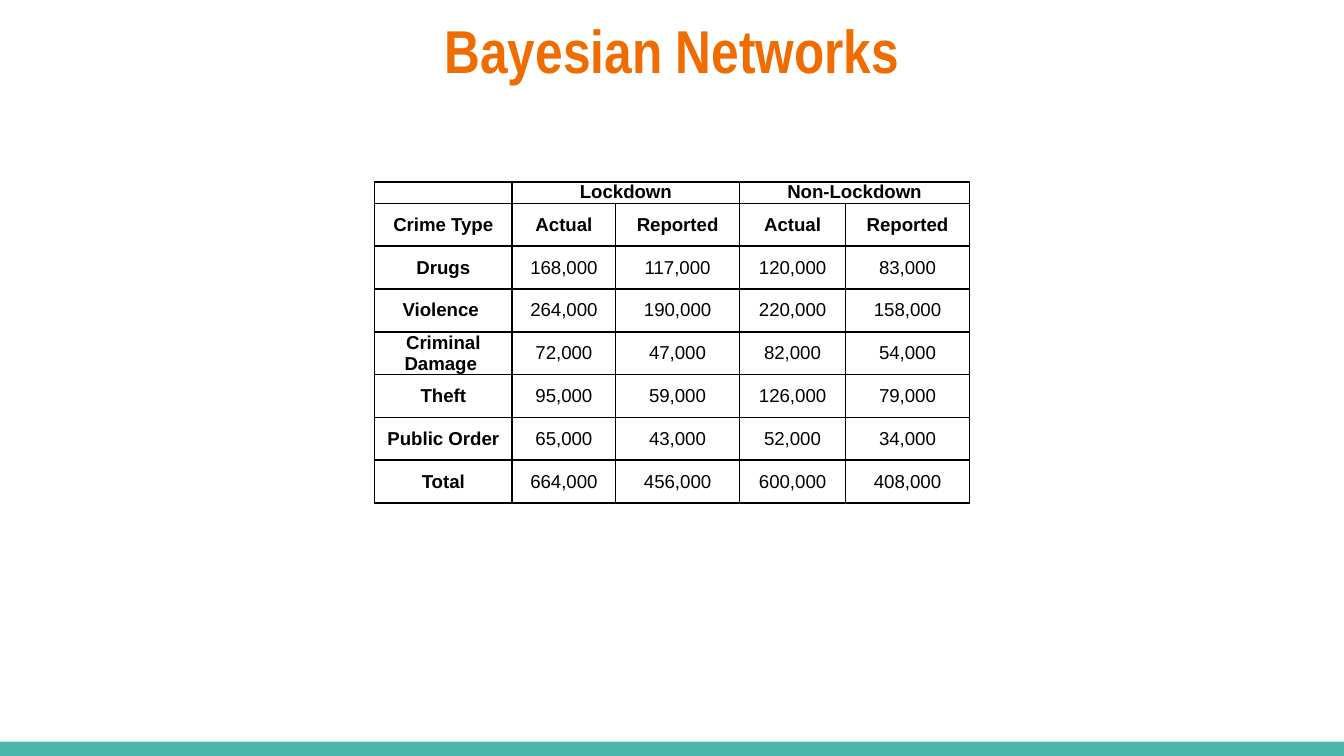
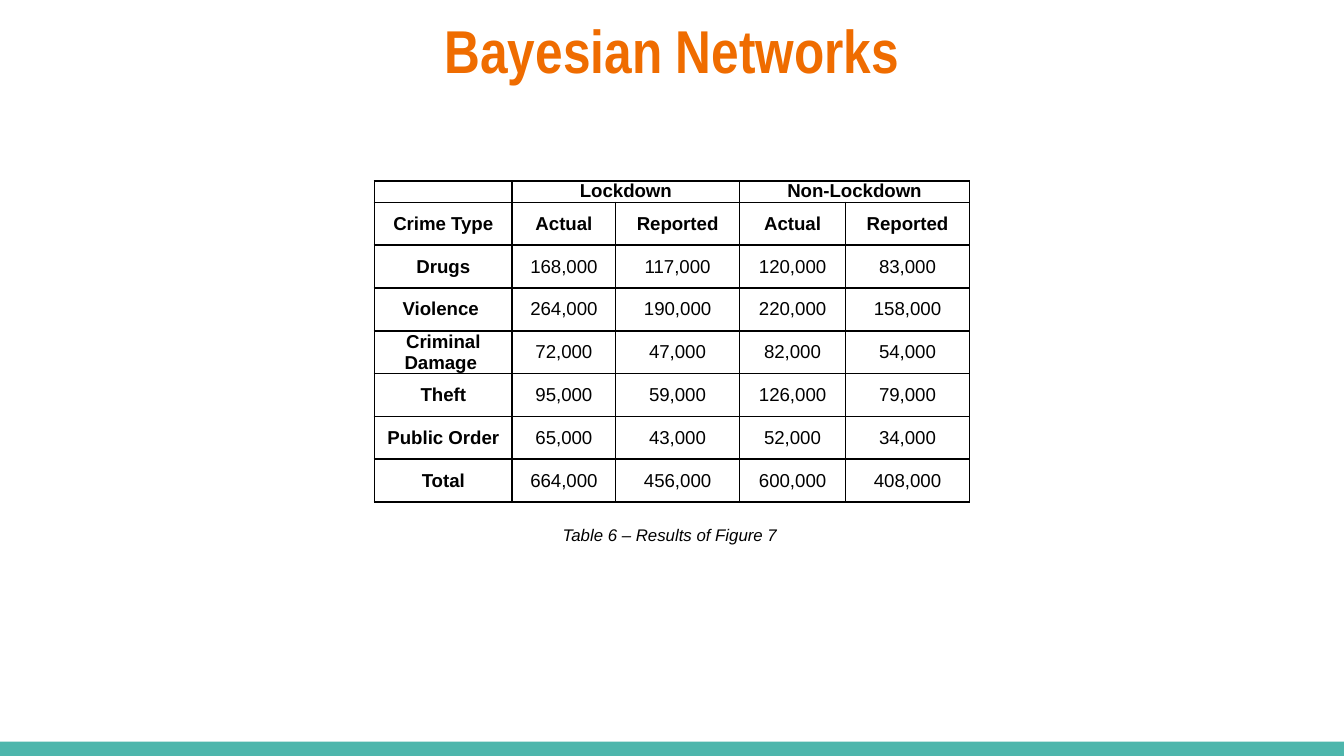
Before and after one commit to elliot-linsey/QMUL, a slide deck: slide 13 of EOY Project/Presentation.pptx. Drawn at 1344x756 pixels with LibreOffice and Linux fonts; fonts in the diff are those of the drawing. Boxes give left, top, right and bottom in pixels: in the first picture for what was removed or moved away, otherwise in the second. Text is boxed around its words. In the diff, an @@ line names an element or a change of style, - is before the commit and + after.

```diff
--- a/EOY Project/Presentation.pptx
+++ b/EOY Project/Presentation.pptx
@@ text added at bbox=[563, 528, 776, 545], 9 pt, text #000000, italic @@
+Table 6 – Results of Figure 7
```
Also in this commit, not shown: 7 other slides changed, 1 slide added, 1 slide removed, 1 other file.
